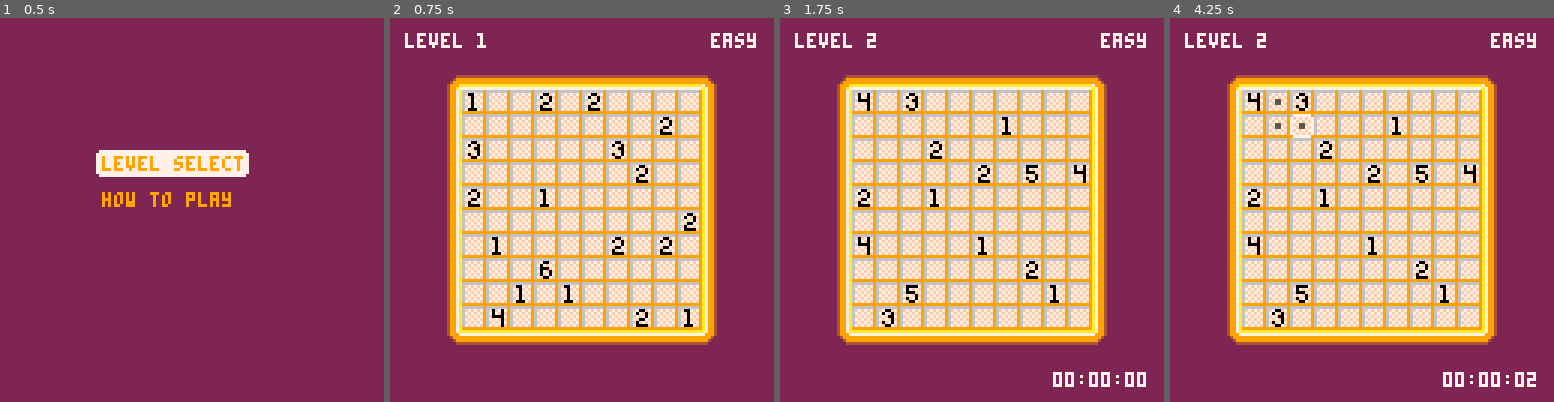
Above: before the commit, frames 1-4 (left to right).
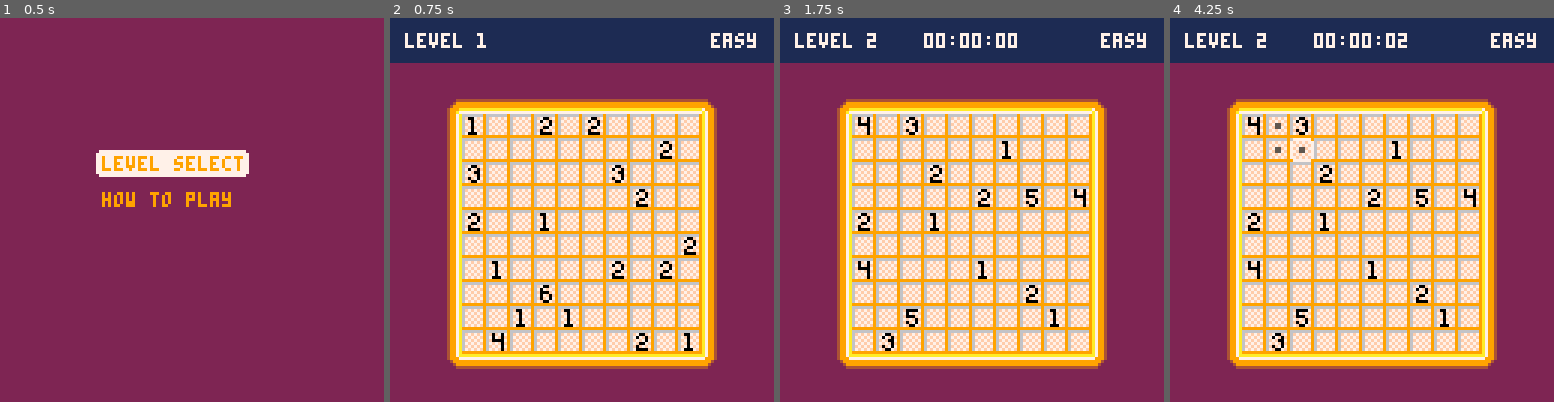
Above: after the commit, the same moments.

Repository: SagePtr/pico-nurikabe
Game: PICO-8 cartridge nurikabe.p8
The game is run twice, just before and just after one commit, with the same random seed, the same clock (stepped at 60 frames per second) and the same inputs.
Inputs:
- Up to frame 1 (0.5 s): tap X (X key) at 0.33 s
- Up to frame 2 (0.75 s): tap O (Z key) at 0.7 s
- Up to frame 3 (1.75 s): tap X (X key) at 1.07 s; hold Right from 1.6 s (still down); tap O (Z key) at 1.7 s
- Up to frame 4 (4.25 s): tap X (X key) at 1.85, 2.97, 4.08 s; release Right at 2.1 s; tap O (Z key) every 0.4 s from 2.1 to 4.1 s; hold Up 2.15-2.42 s; hold Right 2.47-3.03 s; hold Left 3.08-3.58 s; hold Down 3.63-3.97 s; hold Right from 4.02 s (still down)

Frame 1 is identical in both runs. In frame 2, 27% of the frame differs, in the area x 0-100%, y 0-92%; in frame 3, 27%; in frame 4, 27%, in the area x 0-100%, y 0-97%.

Commit message:
Add level scrolling

Diff:
--- a/nurikabe.p8
+++ b/nurikabe.p8
@@ -68,6 +68,14 @@
 menu_y = 32
 menu_padding = 2
 char_width = 4
+pointer_min_x = 20
+pointer_min_y = 30
+pointer_max_x = 110
+pointer_max_y = 110
+offset_x_min = 24
+offset_y_min = 32
+top_bar_bg = col_darkblue
+top_bar_fg = col_white
 
 -- modes --
 -----------
@@ -89,7 +97,7 @@
 actor = {}
 pointer = nil
 level = nil
-level_id = nil
+level_id = 1
 level_size = nil
 level_islands = nil
 timer = nil
@@ -247,6 +255,13 @@
     islands = {9, 5, 2, 5, 8, 1, 3, 2, 3, 4, 12, 3, 2, 2, 3, 2, 0, 4, 12, 3, 4, 3, 2, 1, 4, 4, 7, 2, 7, 3},
     solution = {}
   },
+  {
+    diff = diff_easy,
+    width = 10,
+    height = 18,
+    islands = {1, 3, 1, 2, 3, 3, 10, 3, 2, 2, 3, 2, 24, 4, 4, 5, 1, 1, 3, 5, 14, 5, 2, 3, 11, 2, 3, 5, 4, 3, 2, 1, 4, 1, 10, 3, 10, 2, 3, 3, 2, 2, 12, 2, 12, 4, 3, 3, 2, 2, 4, 2, 2, 4},
+    solution = {}
+  },
 }
 
 marks = {}
@@ -311,7 +326,6 @@
 -- switch mode to level select
 function open_level_select()
   mode = mode_level_select
-  level_id = 1
   load_level()
 end
 
@@ -326,6 +340,7 @@
   level = levels[level_id]
   level_islands = decompress_islands(level["islands"])
   level_size = coord_to_index(level["width"] - 1, level["height"] - 1)
+  is_correct = false
   marks = {}
 
   for x = 0, level["width"] - 1 do
@@ -339,6 +354,10 @@
 
   offset_x = (screen_width - board_width) / 2
   offset_y = (screen_height - board_height) / 2
+
+  offset_x = max(offset_x, offset_x_min)
+  offset_y = max(offset_y, offset_y_min)
+
   board_offset_x = offset_x - border_width
   board_offset_y = offset_y - border_height
   map_screen_x = level["width"] + 2
@@ -662,10 +682,29 @@
   pointer.x = clamp(pointer.x, 0, level["width"] - 1)
   pointer.y = clamp(pointer.y, 0, level["height"] - 1)
 
-  -- reset the counter so the pointer is visible
   if changed then
+    -- reset the counter so the pointer is visible
     pointer.show = 1
     pointer.counter = 0
+
+    local pointer_x, pointer_y = get_actor_coords(pointer)
+
+    -- update offsets
+    if pointer_x > pointer_max_x then
+      board_offset_x -= cell_width
+      offset_x -= cell_width
+    elseif pointer_x < pointer_min_x then
+      board_offset_x += cell_width
+      offset_x += cell_width
+    end
+
+    if pointer_y > pointer_max_y then
+      board_offset_y -= cell_width
+      offset_y -= cell_width
+    elseif pointer_y < pointer_min_y then
+      board_offset_y += cell_width
+      offset_y += cell_width
+    end
   end
 
   if xor(btnp(k_confirm), btnp(k_cancel)) and is_writable() then
@@ -730,8 +769,6 @@
   map(0, 0, board_offset_x, board_offset_y, map_screen_x, map_screen_y)
   draw_numbers()
   draw_marks()
-  draw_level_name()
-  draw_timer()
 
   -- flip whether the point is visible every 16 frames
   pointer.counter += 1
@@ -742,6 +779,9 @@
   end
 
   foreach(actor,draw_actor)
+
+  draw_level_name()
+  draw_timer()
 end
 
 -- draw the level select screen
@@ -765,8 +805,9 @@
     diff = "hard"
   end
 
-  print("level "..tostr(level_id), 5, 5, col_white)
-  print(diff, screen_width - #diff*char_width - 5, 5, col_white)
+  rectfill(0, 0, 127, cell_height + 6, top_bar_bg)
+  print("level "..tostr(level_id), 5, 5, top_bar_fg)
+  print(diff, screen_width - #diff*char_width - 5, 5, top_bar_fg)
 end
 
 -- draw the timer
@@ -774,7 +815,7 @@
   local hours, minutes, seconds = split_time(time() - timer)
   local text = zero_pad(hours)..":"..zero_pad(minutes)..":"..zero_pad(seconds)
 
-  print(text, screen_width - #text*char_width - 5, screen_height - 10, col_white)
+  print(text, flr((screen_width - #text*char_width) / 2), 5, top_bar_fg)
 end
 
 -- return the time in hours, minutes and seconds
@@ -882,10 +923,17 @@
 -- draw the given actor
 function draw_actor(a)
   if (a.show == 1) then
-    local sx = a.x * cell_width + offset_x
-    local sy = a.y * cell_height + offset_y
-    spr(a.spr, sx, sy)
-  end
+    local x, y = get_actor_coords(a)
+    spr(a.spr, x, y)
+  end
+end
+
+-- return the actor's co-ordinates
+function get_actor_coords(a)
+  local x = a.x * cell_width + offset_x
+  local y = a.y * cell_height + offset_y
+
+  return x, y
 end
 
 -- helper functions --
